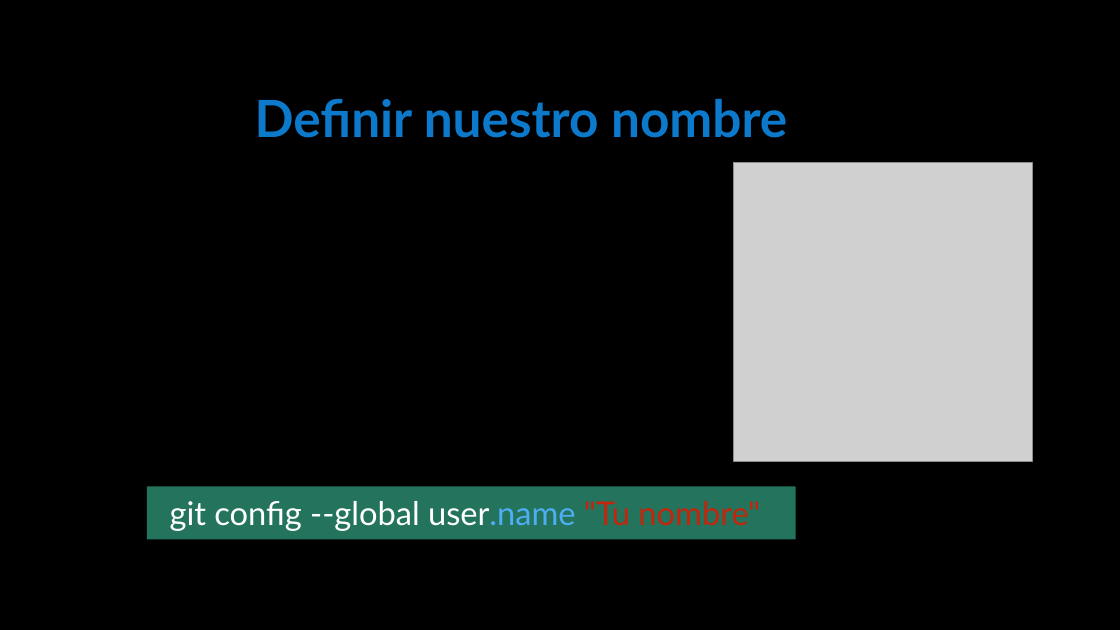
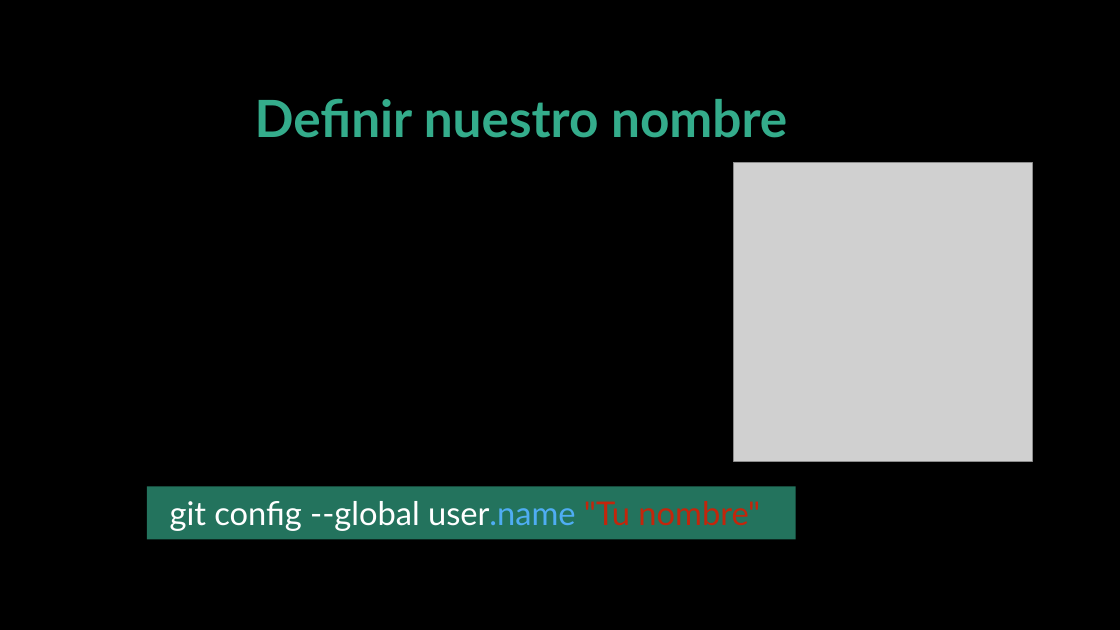
Before and after one commit to Informatica-UNASUR/LaboratorioGit, a slide deck: slide 19 of Git_Laboratorio.pptx. Drawn at 1120x630 pixels with LibreOffice and Linux fonts; fonts in the diff are those of the drawing; grey boxes stand for pictures; background and template pictures are left out. Boxes give left, top, right and bottom in pixels: in the first picture for what was removed or moved away, otherwise in the second. Text is boxed around its words. In the diff, an @@ line names an element or a change of style, - is before the commit and + after.

```diff
--- a/Git_Laboratorio.pptx
+++ b/Git_Laboratorio.pptx
@@ text "Definir nuestro nombre" at box(255, 99, 787, 138): text colour #0D79CA to #34AC8B @@
```
Also in this commit, not shown: 6 other slides changed, 1 other file.
